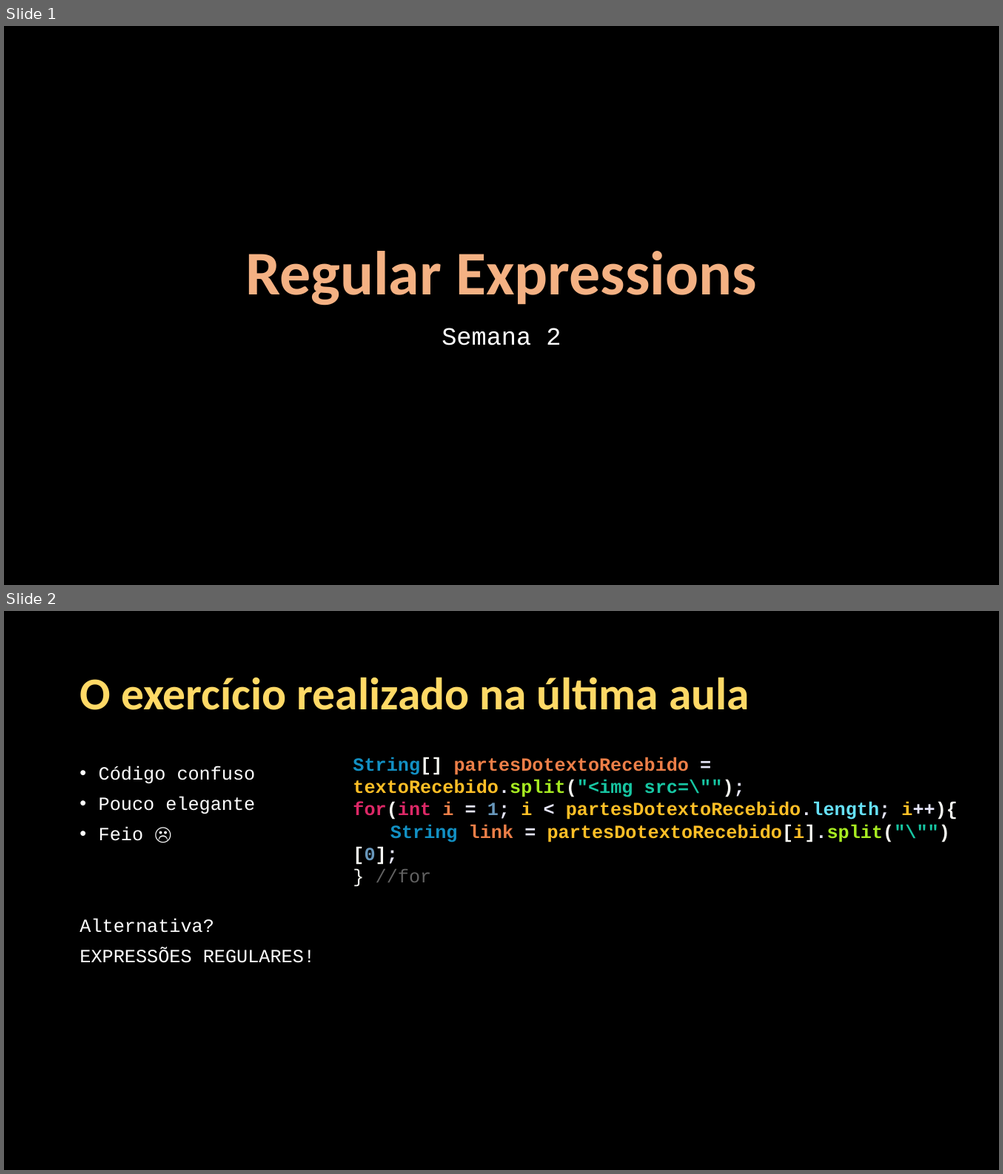
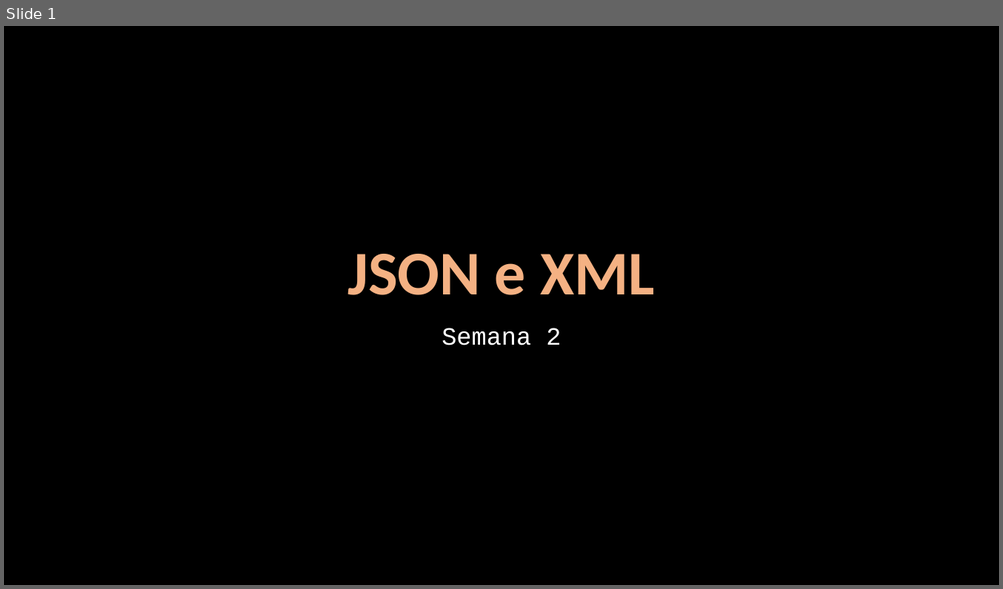
Before and after one commit to Java-Mooc/Advanced-Java, a slide deck: PPT/PPT3_-_JSON_XML.pptx. Shown one above the other, each under a label of ours: slides 1 and 2 before the commit, slide 1 after it. The pictures are 1003x1174 and 1003x589 pixels, drawn with LibreOffice and Linux fonts; fonts in the diff are those of the drawing. Boxes give left, top, right and bottom in pixels: in the first picture for what was removed or moved away, otherwise in the second. Text is boxed around its words. In the diff, an @@ line names an element or a change of style, - is before the commit and + after.

```diff
--- a/PPT/PPT3_-_JSON_XML.pptx
+++ b/PPT/PPT3_-_JSON_XML.pptx
@@ slide 2 removed at [4, 611, 999, 1170], background #000000 @@
@@ title removed at [79, 677, 749, 710] @@
-O exercício realizado na última aula
@@ text removed at [79, 766, 315, 963] @@
-• Código confuso
-• Pouco elegante
-• Feio ☹
-Alternativa?
-EXPRESSÕES REGULARES!
@@ text removed at [353, 758, 957, 865] @@
-String[] partesDotextoRecebido = textoRecebido.split("<img src=\"");
-for(int i = 1; i < partesDotextoRecebido.length; i++){
-String link = partesDotextoRecebido[i].split("\"")[0];
-} //for
@@ slide 1 changed as well @@
@@ title at [347, 254, 654, 295]: text changed @@
-Regular Expressions
+JSON e XML
```
Also in this commit, not shown: 2 slides added, 3 other slides removed, 27 other files.
